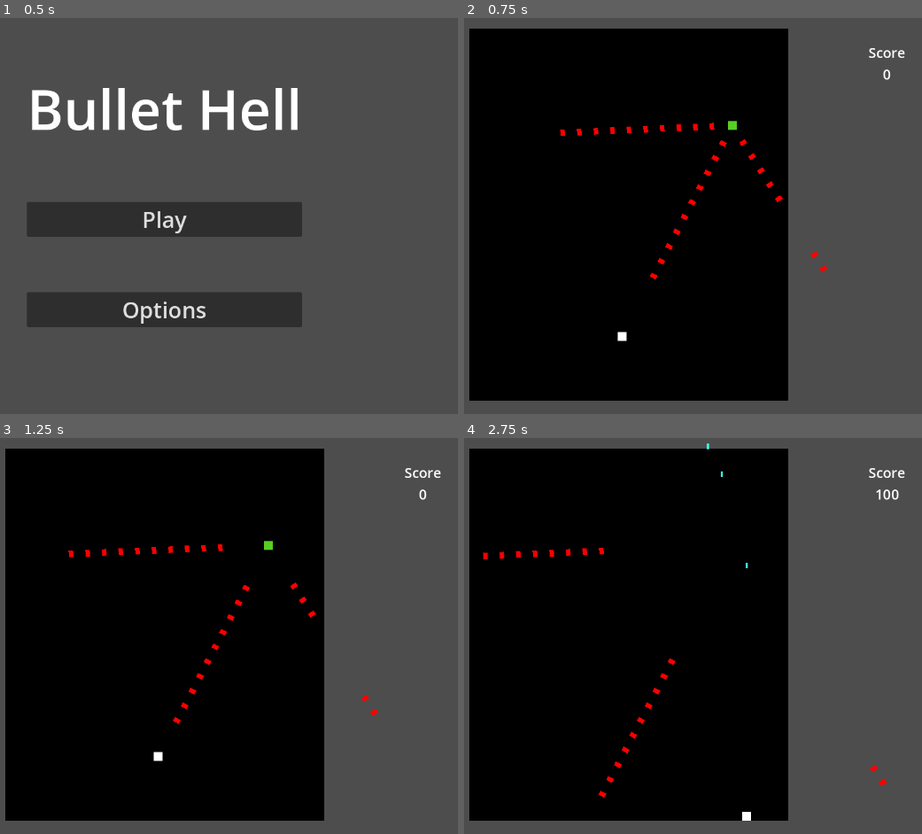
Above: before the commit, frames 1-4 (two rows, left to right).
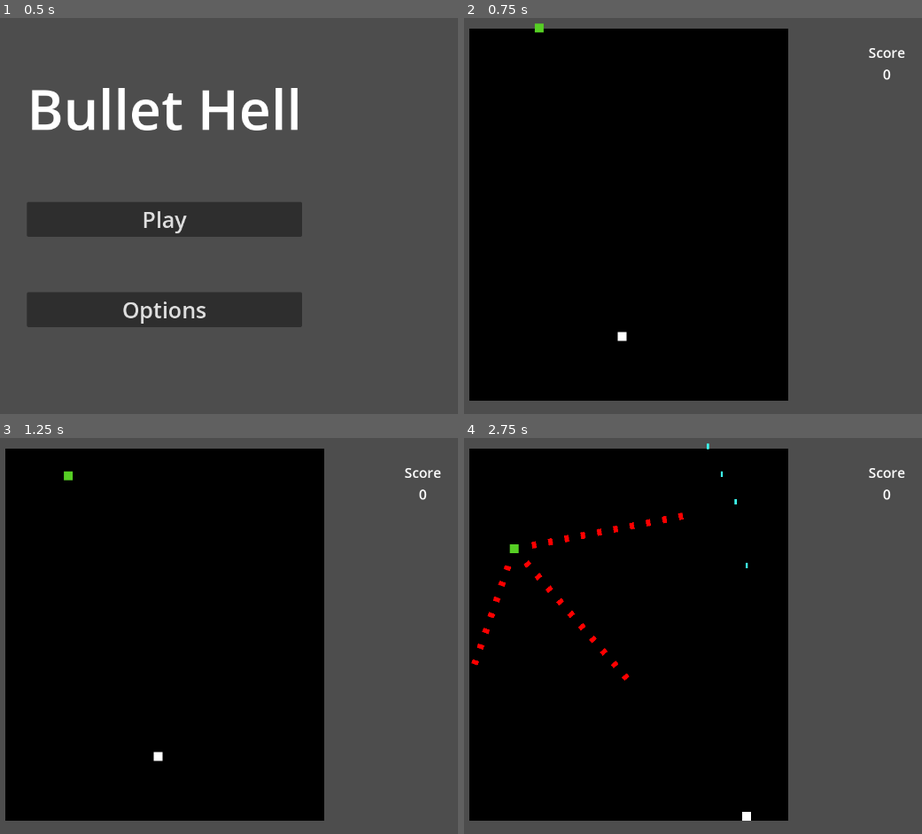
Above: after the commit, the same moments.

Repository: lukeledvina/Bullet-Hell-Godot
Game: Godot game, scene res://Scenes/main_menu.tscn
The game is run twice, just before and just after one commit, with the same random seed, the same clock (stepped at 60 frames per second) and the same inputs.
Inputs:
- Up to frame 1 (0.5 s): no input
- Up to frame 2 (0.75 s): click "Play" at 0.5 s
- Up to frame 3 (1.25 s): no input
- Up to frame 4 (2.75 s): hold D (right) 1.28-2.03 s; hold Space (shoot) 1.28-2.03 s; hold S (down) from 2.03 s (still down); tap Space (shoot) at 2.1 s

Frame 1 is identical in both runs. In frame 2, 0.6% of the frame differs, in the area x 15-80%, y 1-66%; in frame 3, 0.6%; in frame 4, 1.0%, in the area x 1-95%, y 12-91%.

Commit message:
Refactored code and fixed game loop bug

Diff:
--- a/Scenes/level.tscn
+++ b/Scenes/level.tscn
@@ -42,7 +42,7 @@
 shape = SubResource("RectangleShape2D_btfw6")
 
 [node name="Enemies" type="Node2D" parent="."]
-position = Vector2(827, 199)
+position = Vector2(483, 5)
 
 [node name="Bug" parent="Enemies" instance=ExtResource("3_ks7e4")]
 
--- a/Scripts/Globals.gd
+++ b/Scripts/Globals.gd
@@ -4,6 +4,11 @@
 	set(value):
 		player_lives = value
 		if player_lives <= 0:
-			get_tree().call_deferred("change_scene_to_file", "res://Scenes/main_menu.tscn")
+			game_over()
 var player_damage: int = 1
 var score: int = 0
+
+func game_over():
+	player_lives = 3
+	score = 0
+	get_tree().call_deferred("change_scene_to_file", "res://Scenes/main_menu.tscn")
--- a/Scripts/Player.gd
+++ b/Scripts/Player.gd
@@ -1,27 +1,29 @@
 extends CharacterBody2D
 
-signal shot(player_pos)
+var projectile_scene: PackedScene = preload("res://Scenes/player_projectile.tscn")
 
 var direction: Vector2
 var speed: int = 300
 
 var can_shoot: bool = true
-var player_death_position: Vector2
 var can_be_damaged: bool = true
 
 @onready var spawn_pos: Vector2 = global_position
-
-
 @onready var player_death_timer: Timer = $PlayerDeathTimer
 @onready var animation_player: AnimationPlayer = $AnimationPlayer
 @onready var collision_shape: CollisionShape2D = $CollisionShape2D
+@onready var projectile_cooldown: Timer = $ProjectileCooldown
 
 
 func _process(_delta):
 	if Input.is_action_pressed("shoot") and can_shoot:
-		emit_signal("shot", global_position)
+		var projectile = projectile_scene.instantiate()
+		projectile.global_position = global_position
+		var root = get_tree().get_root()
+		var current_scene = root.get_child(root.get_child_count()-1)
+		current_scene.add_child.call_deferred(projectile)
 		can_shoot = false
-		$ProjectileCooldown.start()
+		projectile_cooldown.start()
 
 
 func _physics_process(_delta):
@@ -33,7 +35,6 @@
 func death():
 	if can_be_damaged:
 		Globals.player_lives -= 1
-		print(Globals.player_lives)
 		# an animation where the player becomes invincible and flashes / goes invisible for 1 sec
 		animation_player.play("death")
 		collision_shape.call_deferred("set_disabled", true)
--- a/Scripts/bug.gd
+++ b/Scripts/bug.gd
@@ -1,3 +1 @@
 extends Enemy
-
-#var direction = ($"../../Player".global_position - global_position).normalized()
--- a/Scripts/enemy.gd
+++ b/Scripts/enemy.gd
@@ -14,8 +14,10 @@
 var spacing: int = 30
 var rows: int = 10
 var radius: int = 20
-var projectile_scene = preload("res://Scenes/enemy_projectile.tscn")
-@onready var rotater = $Rotater
+var projectile_scene: PackedScene = preload("res://Scenes/enemy_projectile.tscn")
+@onready var rotater: Node2D = $Rotater
+
+@onready var player: CharacterBody2D = $"../../Player"
 
 var health: int = 1:
 	set(value):
@@ -46,12 +48,11 @@
 
 		current_spacing += spacing
 
-	attack()
-
+	movement()
 
 func attack():
 	# make rotater's initial rotation in the direction of the player
-	direction = ($"../../Player".global_position - global_position).normalized()
+	direction = (player.global_position - global_position).normalized()
 	rotater.rotation_degrees = rad_to_deg(direction.angle())
 
 
@@ -61,6 +62,12 @@
 		var root = get_tree().get_root()
 		var current_scene = root.get_child(root.get_child_count()-1)
 		current_scene.add_child.call_deferred(projectile)
-		projectile.position = point.global_position
-		projectile.rotation = point.global_rotation
+		projectile.global_position = point.global_position
+		projectile.global_rotation = point.global_rotation
 		call_deferred("emit_signal", "enemy_projectile_created", projectile)
+
+func movement():
+	var tween = get_tree().create_tween()
+	tween.tween_property(self, "position", Vector2(-50, 200), 2)
+	await get_tree().create_timer(2).timeout
+	attack()
--- a/Scripts/enemy_projectile.gd
+++ b/Scripts/enemy_projectile.gd
@@ -8,7 +8,7 @@
 
 
 func _physics_process(delta):
-	position += speed * delta * transform.x
+	global_position += speed * delta * transform.x
 
 func _on_body_entered(body):
 	if body.collision_layer == player_layer:
--- a/Scripts/level.gd
+++ b/Scripts/level.gd
@@ -10,17 +10,10 @@
 
 
 func _ready():
-	$Player.connect("shot", _on_player_shooting)
-
 	for enemy in $Enemies.get_children():
 		enemy.connect("enemy_killed", _on_enemy_killed)
 		enemy.connect("enemy_projectile_created", _on_enemy_projectile_created)
 
-
-func _on_player_shooting(player_pos):
-	var projectile = projectile_scene.instantiate()
-	player_projectile_container.add_child(projectile)
-	projectile.global_position = player_pos
 
 func _on_enemy_killed(score_value):
 	Globals.score += score_value
Not shown, added: Scenes/ene8258.tmp
